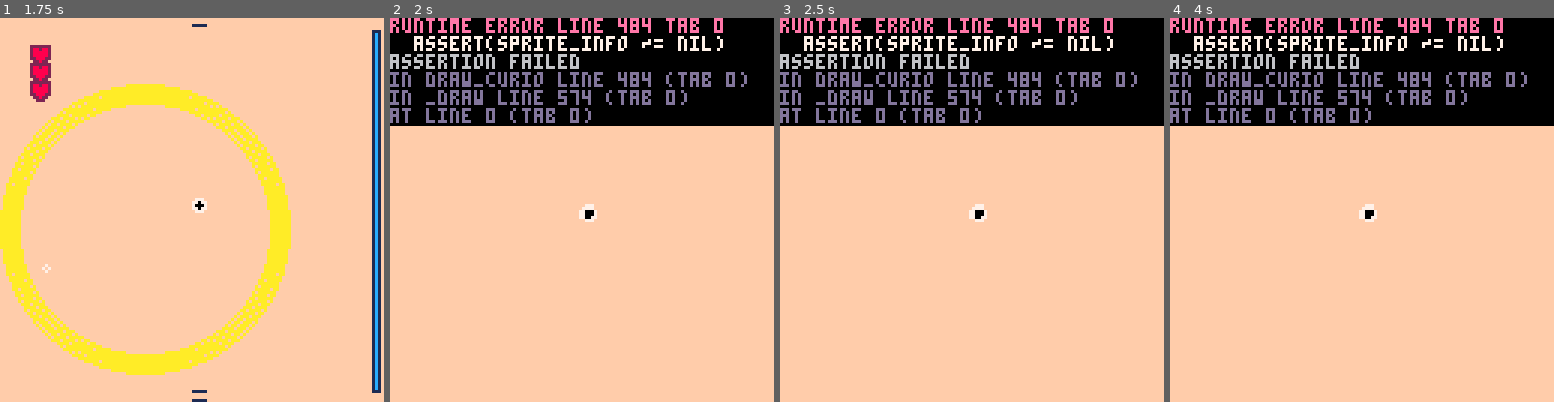
Above: before the commit, frames 1-4 (left to right).
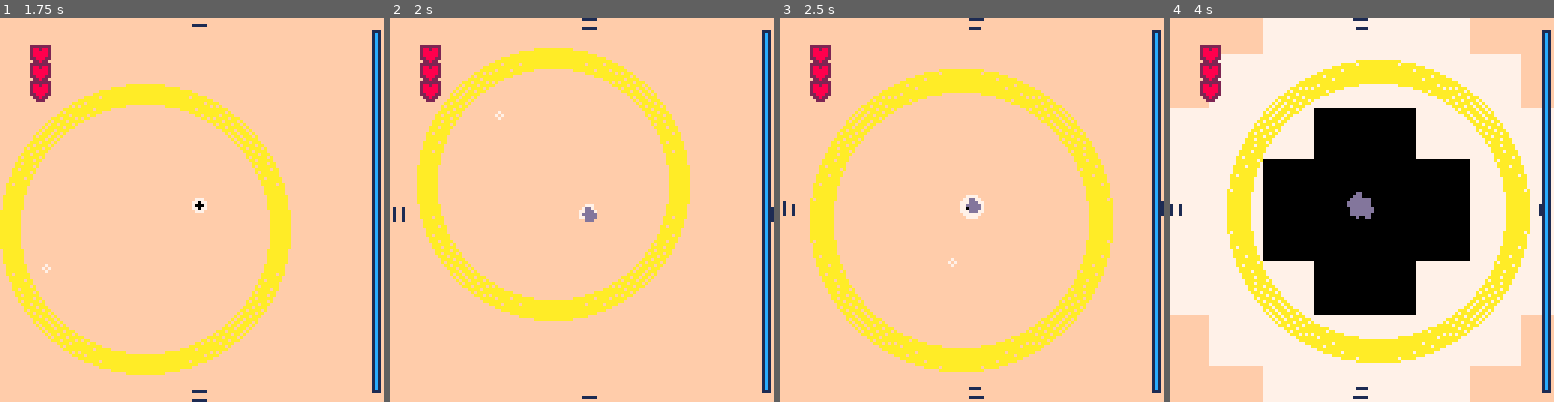
Above: after the commit, the same moments.

Repository: Alfie-Edwards/LoopHole
Game: PICO-8 cartridge loop.p8
Two runs of this game, one before a commit and one after it. Both use one fixed random seed, a clock stepped at 60 frames per second and the inputs below.
Inputs (mouse positions are in pixels of both pictures, inside the frame that each line leads up to):
- Up to frame 1 (1.75 s): tap X (X key) at 0.33, 1.07 s; click (280, 121) at 0.67 s; tap O (Z key) at 0.7, 1.7 s; click (46, 267) at 1.22 s
- Up to frame 2 (2 s): click (497, 114) at 1.77 s; tap X (X key) at 1.85 s
- Up to frame 3 (2.5 s): tap O (Z key) at 2.1 s; click (952, 259) at 2.32 s
- Up to frame 4 (4 s): tap O (Z key) every 0.4 s from 2.5 to 3.7 s; click (1404, 106) at 2.87 s; tap X (X key) at 2.97 s; click (1465, 256) at 3.42 s; click (1231, 102) at 3.97 s

Frame 1 is identical in both runs. In frame 2, 37% of the frame differs, in the area x 0-100%, y 0-100%; in frame 3, 40%; in frame 4, 92%.
Error before the commit: runtime error line 484 tab 0; assert(sprite_info ~= nil); assertion failed

Commit message:
fix merge issue

Diff:
--- a/loop.p8
+++ b/loop.p8
@@ -100,7 +100,7 @@
 	-- add new curios
 	if (t() % 2) == 0 then
 		local r = rnd(0.7 * (loop_max_r - loop.w) - 16) + 16
-		add_curio(rnd(16) - 8, rnd(16) - 8, r, 0)
+		add_curio(rnd(16) - 8, rnd(16) - 8, r, "asteroid")
 	end
 	-- add new line curios
 	if (t() % 5) == 0 then
